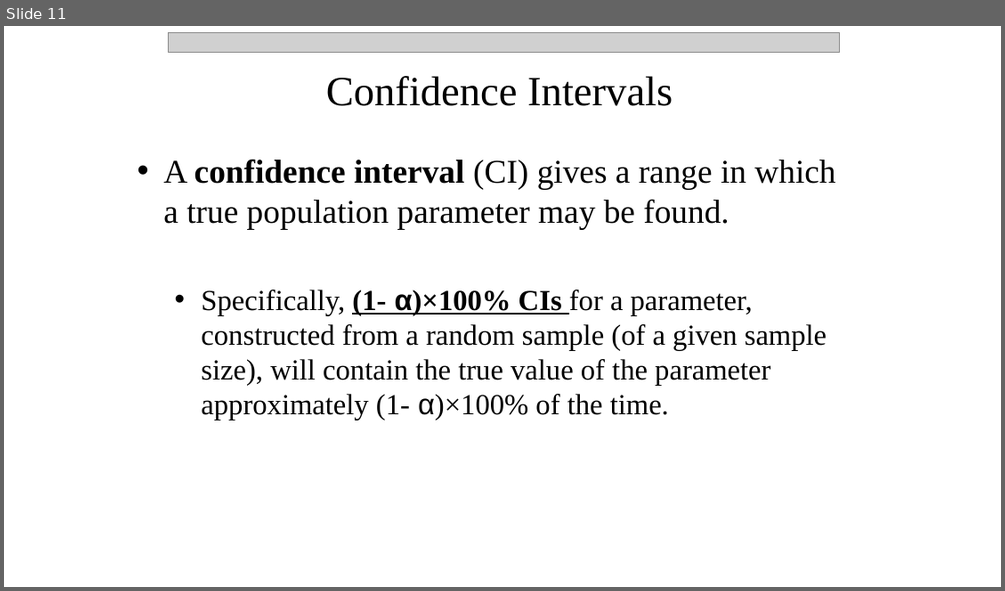
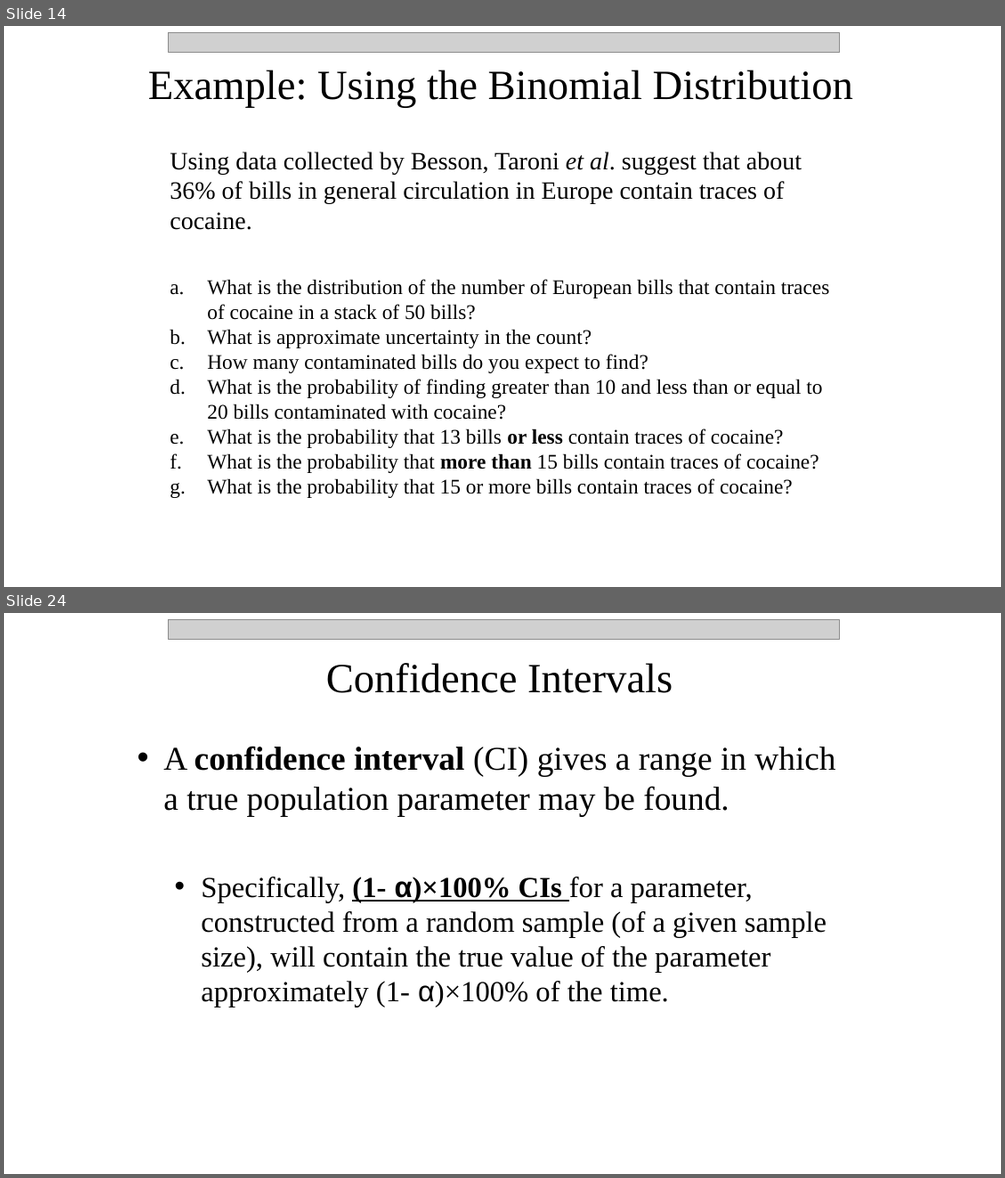
Before and after one commit to npetraco/workshop21, a slide deck: notes/day_2.pptx. Shown one above the other, each under a label of ours: slide 11 before the commit, slides 14 and 24 after it; the slides between them are not shown. The pictures are 1005x591 and 1005x1178 pixels, drawn with LibreOffice and Linux fonts; fonts in the diff are those of the drawing; grey boxes stand for pictures. Boxes give left, top, right and bottom in pixels: in the first picture for what was removed or moved away, otherwise in the second. Text is boxed around its words. In the diff, an @@ line names an element or a change of style, - is before the commit and + after.

```diff
--- a/notes/day_2.pptx
+++ b/notes/day_2.pptx
@@ slide 14 added at (x1=4, y1=26, x2=1001, y2=587), background #FFFFFF @@
@@ picture added at (x1=169, y1=32, x2=840, y2=52) @@
@@ text added at (x1=148, y1=70, x2=853, y2=108), 40 pt, text #000000 @@
+Example: Using the Binomial Distribution
@@ text added at (x1=170, y1=151, x2=801, y2=230), 24 pt, text #000000 @@
+Using data collected by Besson, Taroni et al. suggest that about 36% of bills in general circulation in Europe contain traces of cocaine.
@@ text added at (x1=207, y1=279, x2=829, y2=498), 20 pt, text #000000 @@
+a. What is the distribution of the number of European bills that contain traces of cocaine in a stack of 50 bills?
+b. What is approximate uncertainty in the count?
+c. How many contaminated bills do you expect to find?
+d. What is the probability of finding greater than 10 and less than or equal to 20 bills contaminated with cocaine?
+e. What is the probability that 13 bills or less contain traces of cocaine?
+f. What is the probability that more than 15 bills contain traces of cocaine?
+g. What is the probability that 15 or more bills contain traces of cocaine?
@@ what was slide 11 is now slide 24 @@
```
Also in this commit, not shown: 2 slides changed, 15 other slides added, 1 other file.
